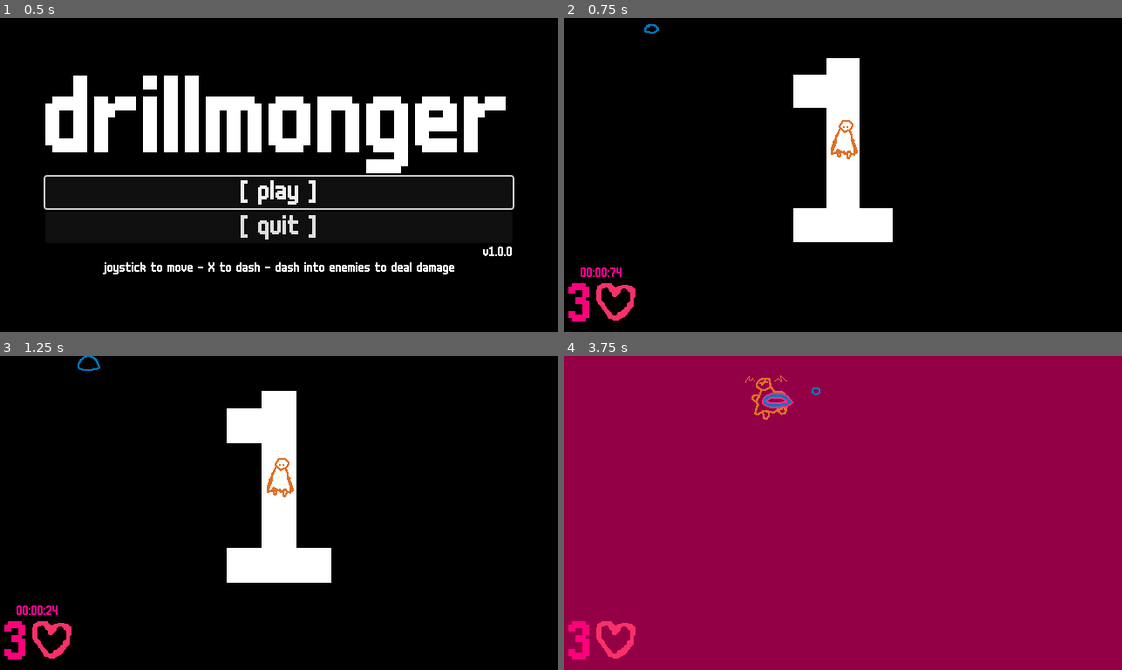
Above: before the commit, frames 1-4 (two rows, left to right).
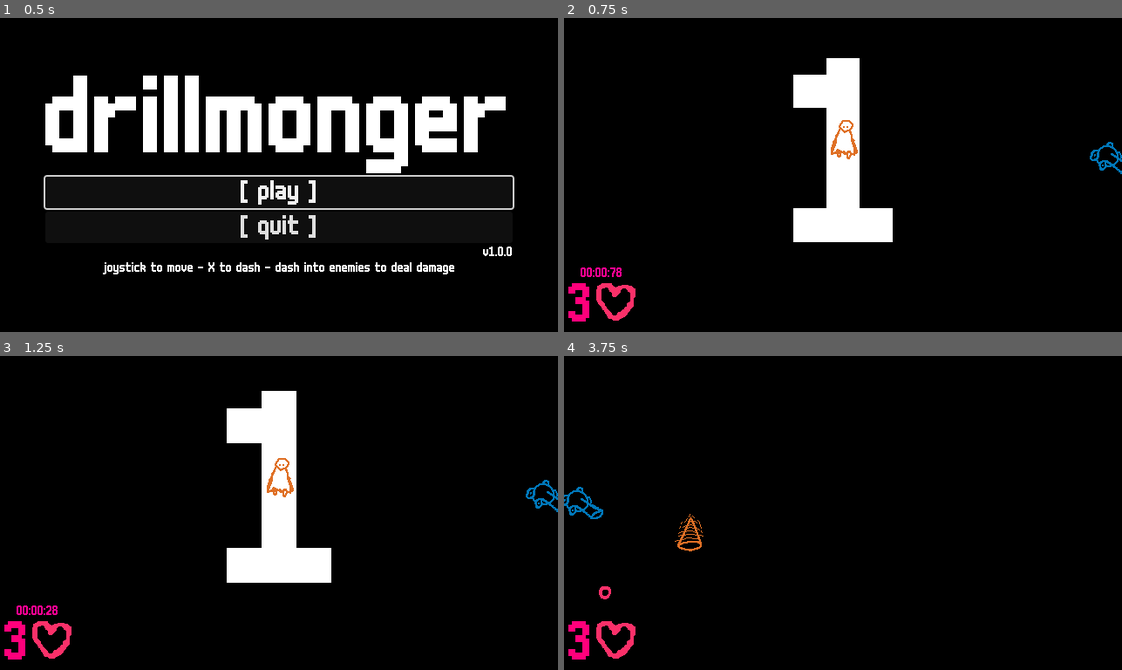
Above: after the commit, the same moments.

Repository: NonGMOTrash/drillmonger
Game: Godot game, scene res://title/title.tscn
Same seed, same stepped clock (60 frames per second), same inputs: the game is played once before the commit and once after it.
Inputs:
- Up to frame 1 (0.5 s): no input
- Up to frame 2 (0.75 s): click "[ play ]" at 0.5 s
- Up to frame 3 (1.25 s): no input
- Up to frame 4 (3.75 s): tap Enter at 1.25 s; hold D (right) 1.28-2.03 s; tap Space (dash) every 0.75 s from 1.35 to 3.6 s; hold S (down) 2.03-2.78 s; hold D (right) 2.78-3.53 s; hold W (up) from 3.53 s (still down)

Frame 1 is identical in both runs. In frame 2, 0.2% of the frame differs, in the area x 9-100%, y 1-83%; in frame 3, 0.2%; in frame 4, 99%, in the area x 0-100%, y 0-100%.

Commit message:
replaced slime duplicate w/ poop, better attack animation

Diff:
--- a/entity/slime/slime.gd
+++ b/entity/slime/slime.gd
@@ -1,8 +1,9 @@
 extends Entity
 class_name Slime
 
+const POOP: PackedScene = preload("res://projectile/poop/poop.tscn")
 # note: startup is built into the length of "spawn" animation
-const MOVE_INTERVAL: float = 0.8
+const MOVE_INTERVAL: float = 1.1
 const MOVE_STRENGTH: float = 500.0
 const SPAWN_INTERVAL: float = 2.4
 
@@ -26,22 +27,27 @@
 
 	move_cooldown -= delta
 	if move_cooldown <= 0:
-		velocity = global_position.direction_to(player.global_position).normalized() * MOVE_STRENGTH
-		move_cooldown = MOVE_INTERVAL
+		move_cooldown = 99.9 # temporary, get's actually reset during animation in attack()
+		sprite_animation.play("attack")
 
 	if velocity.length() > 300.0:
 		hitbox_cshape.disabled = false
-		sprite.frame = 1
 	else:
 		hitbox_cshape.disabled = true
-		sprite.frame = 0
+		if not sprite_animation.is_playing():
+			sprite.frame = 0
 	hurtbox_cshape.disabled = !hitbox_cshape.disabled
 
 	spawn_cooldown -= delta
 	if spawn_cooldown <= 0:
-		var new_slime: Slime = self.duplicate()
-		new_slime.global_position = global_position
-		main.room.add_child(new_slime)
+		var poop: Projectile = POOP.instantiate()
+		poop.source = self
+		poop.global_position = global_position
+		main.room.add_child(poop)
 		spawn_cooldown = SPAWN_INTERVAL
 
 	super._physics_process(delta)
+
+func attack() -> void:
+	velocity = global_position.direction_to(player.global_position).normalized() * MOVE_STRENGTH
+	move_cooldown = MOVE_INTERVAL
--- a/entity/slime/slime.tscn
+++ b/entity/slime/slime.tscn
@@ -1,36 +1,8 @@
-[gd_scene load_steps=9 format=3 uid="uid://df4udetchymqg"]
+[gd_scene load_steps=10 format=3 uid="uid://df4udetchymqg"]
 
 [ext_resource type="Script" path="res://entity/slime/slime.gd" id="1_da6gm"]
 [ext_resource type="Texture2D" uid="uid://dhca888i2f81y" path="res://entity/slime/slime.png" id="2_7dm7n"]
 [ext_resource type="PackedScene" uid="uid://b63edxmneogsg" path="res://components/hurtbox/hurtbox.tscn" id="3_psn7x"]
-
-[sub_resource type="Animation" id="Animation_i0q1o"]
-resource_name = "spawn"
-length = 0.5
-tracks/0/type = "value"
-tracks/0/imported = false
-tracks/0/enabled = true
-tracks/0/path = NodePath(".:frame")
-tracks/0/interp = 1
-tracks/0/loop_wrap = true
-tracks/0/keys = {
-"times": PackedFloat32Array(0, 0.0666667, 0.133333, 0.2, 0.266667),
-"transitions": PackedFloat32Array(1, 1, 1, 1, 1),
-"update": 1,
-"values": [2, 3, 4, 5, 0]
-}
-tracks/1/type = "value"
-tracks/1/imported = false
-tracks/1/enabled = true
-tracks/1/path = NodePath("../hurtbox/CollisionShape2D:disabled")
-tracks/1/interp = 1
-tracks/1/loop_wrap = true
-tracks/1/keys = {
-"times": PackedFloat32Array(0, 0.133333),
-"transitions": PackedFloat32Array(1, 1),
-"update": 1,
-"values": [true, false]
-}
 
 [sub_resource type="Animation" id="Animation_ohno8"]
 length = 0.001
@@ -59,9 +31,69 @@
 "values": [false]
 }
 
+[sub_resource type="Animation" id="Animation_i0q1o"]
+resource_name = "spawn"
+length = 0.5
+tracks/0/type = "value"
+tracks/0/imported = false
+tracks/0/enabled = true
+tracks/0/path = NodePath(".:frame")
+tracks/0/interp = 1
+tracks/0/loop_wrap = true
+tracks/0/keys = {
+"times": PackedFloat32Array(0, 0.0666667, 0.133333, 0.2, 0.266667),
+"transitions": PackedFloat32Array(1, 1, 1, 1, 1),
+"update": 1,
+"values": [3, 4, 5, 6, 0]
+}
+tracks/1/type = "value"
+tracks/1/imported = false
+tracks/1/enabled = true
+tracks/1/path = NodePath("../hurtbox/CollisionShape2D:disabled")
+tracks/1/interp = 1
+tracks/1/loop_wrap = true
+tracks/1/keys = {
+"times": PackedFloat32Array(0, 0.133333),
+"transitions": PackedFloat32Array(1, 1),
+"update": 1,
+"values": [true, false]
+}
+
+[sub_resource type="Animation" id="Animation_5ehqn"]
+resource_name = "attack"
+length = 0.3
+step = 0.05
+tracks/0/type = "value"
+tracks/0/imported = false
+tracks/0/enabled = true
+tracks/0/path = NodePath(".:frame")
+tracks/0/interp = 1
+tracks/0/loop_wrap = true
+tracks/0/keys = {
+"times": PackedFloat32Array(0, 0.2),
+"transitions": PackedFloat32Array(1, 1),
+"update": 1,
+"values": [1, 2]
+}
+tracks/1/type = "method"
+tracks/1/imported = false
+tracks/1/enabled = true
+tracks/1/path = NodePath("..")
+tracks/1/interp = 1
+tracks/1/loop_wrap = true
+tracks/1/keys = {
+"times": PackedFloat32Array(0.2),
+"transitions": PackedFloat32Array(1),
+"values": [{
+"args": [],
+"method": &"attack"
+}]
+}
+
 [sub_resource type="AnimationLibrary" id="AnimationLibrary_pu65r"]
 _data = {
 "RESET": SubResource("Animation_ohno8"),
+"attack": SubResource("Animation_5ehqn"),
 "spawn": SubResource("Animation_i0q1o")
 }
 
@@ -80,8 +112,7 @@
 
 [node name="Sprite2D" type="Sprite2D" parent="."]
 texture = ExtResource("2_7dm7n")
-hframes = 3
-vframes = 2
+hframes = 7
 
 [node name="AnimationPlayer" type="AnimationPlayer" parent="Sprite2D"]
 libraries = {
--- a/main/main.gd
+++ b/main/main.gd
@@ -95,7 +95,7 @@
 	room_time = 0
 	room_time_expected = 0
 
-func new_room(maze_room: bool = false):
+func new_room():
 	room_number.text = str(rooms_cleared+1)
 	room_number_animation.play("popup")
 
@@ -114,15 +114,15 @@
 				ENEMY_TYPES.CANNON:
 					enemy = CANNON.instantiate() as Cannon
 					cost = 1.0
-					expected_time = 0.92
+					expected_time = 0.94
 				ENEMY_TYPES.MAGE:
 					enemy = MAGE.instantiate() as Mage
 					cost = 5.5
 					expected_time = 2.25
 				ENEMY_TYPES.SLIME:
 					enemy = SLIME.instantiate() as Slime
-					cost = 0.8
-					expected_time = 0.9
+					cost = 1.5
+					expected_time = 1.0
 			if cost <= difficulty_budget or difficulty_budget < 0.8:
 				break #                           cheapest cost /\
 
--- /dev/null
+++ b/projectile/poop/poop.gd
@@ -0,0 +1,16 @@
+extends Projectile
+
+const STARTUP: float = 0.3
+
+@onready var hitbox_cshape: CollisionShape2D = $hitbox/CollisionShape2D
+
+var startup_time: float = STARTUP
+
+func _ready() -> void:
+	hitbox_cshape.disabled = true
+
+func _physics_process(delta) -> void:
+	startup_time -= delta
+	if startup_time <= 0:
+		hitbox_cshape.disabled = false
+		set_physics_process(false)
--- /dev/null
+++ b/projectile/poop/poop.tscn
@@ -0,0 +1,24 @@
+[gd_scene load_steps=4 format=3 uid="uid://ci4xesvb37d4d"]
+
+[ext_resource type="Script" path="res://projectile/poop/poop.gd" id="1_iwd8d"]
+[ext_resource type="Texture2D" uid="uid://b5iddeoqlfyla" path="res://projectile/poop/poop.png" id="2_xlt86"]
+
+[sub_resource type="CapsuleShape2D" id="CapsuleShape2D_hcldm"]
+radius = 4.0
+height = 12.0
+
+[node name="poop" type="CharacterBody2D"]
+script = ExtResource("1_iwd8d")
+range = 1.0
+damage = 1
+
+[node name="Sprite2D" type="Sprite2D" parent="."]
+texture_filter = 1
+texture = ExtResource("2_xlt86")
+
+[node name="hitbox" type="Area2D" parent="."]
+collision_layer = 2
+
+[node name="CollisionShape2D" type="CollisionShape2D" parent="hitbox"]
+rotation = 1.5708
+shape = SubResource("CapsuleShape2D_hcldm")
Binary file changed: entity/slime/slime.png
Binary file added: projectile/poop/poop.png
Not shown, added: projectile/poop/poop.png.import
